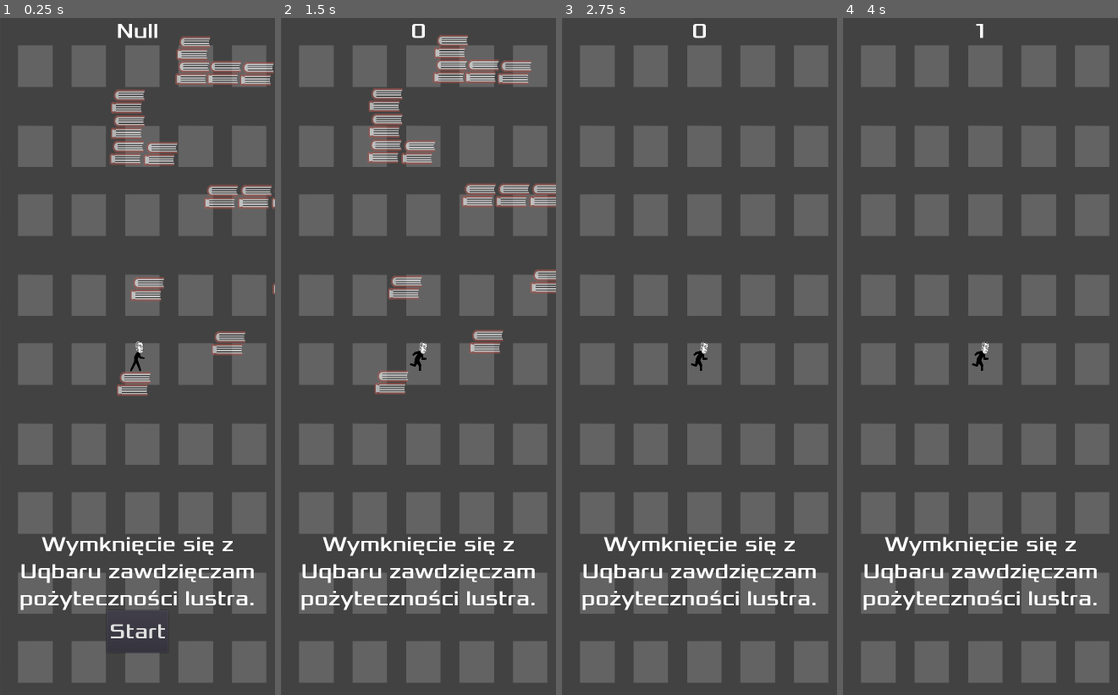
Above: before the commit, frames 1-4 (left to right).
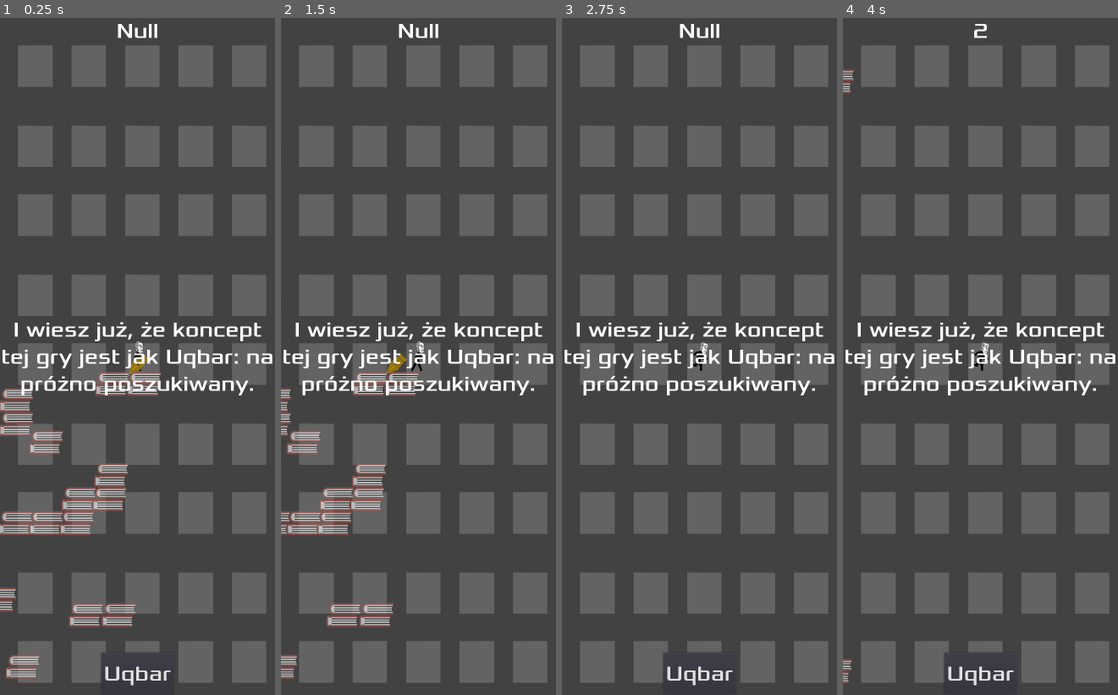
Above: after the commit, the same moments.

Repository: SebPo5/Projektowanie-Gier-Wideo
Game: Godot game, scene res://Mapa.tscn
The game is run twice, just before and just after one commit, with the same random seed, the same clock (stepped at 60 frames per second) and the same inputs.
Inputs:
- Up to frame 1 (0.25 s): no input
- Up to frame 2 (1.5 s): click "Start" (after the commit: "Uqbar") at 0.5 s; tap Enter at 1.25 s; hold Right (ui_right) from 1.28 s (still down)
- Up to frame 3 (2.75 s): keep holding Right (ui_right); tap Up (ui_up) at 1.52, 2.27 s
- Up to frame 4 (4 s): release Right (ui_right) at 2.78 s; hold Left (ui_left) 2.78-3.53 s; hold Right (ui_right) from 3.53 s (still down); tap Up (ui_up) at 3.77 s

The runs differ from the first frame. In frame 1, 14% of the frame differs, in the area x 0-100%, y 2-99%; in frame 2, 13%; in frame 3, 5.6%; in frame 4, 5.6%.

Commit message:
19.11

Diff:
--- /dev/null
+++ b/Zadanie01/EndGame.gd
@@ -0,0 +1,5 @@
+extends Area2D
+
+
+func _ready():
+	pass
--- /dev/null
+++ b/Zadanie01/EndGame.tscn
@@ -0,0 +1,15 @@
+[gd_scene load_steps=3 format=2]
+
+[ext_resource path="res://assets/art/Win.png" type="Texture" id=1]
+
+[sub_resource type="CapsuleShape2D" id=1]
+radius = 82.6606
+height = 27.7746
+
+[node name="Area2D" type="Area2D"]
+
+[node name="Sprite" type="Sprite" parent="."]
+texture = ExtResource( 1 )
+
+[node name="CollisionShape2D" type="CollisionShape2D" parent="."]
+shape = SubResource( 1 )
--- /dev/null
+++ b/Zadanie01/FinalPoint.tscn
@@ -0,0 +1,14 @@
+[gd_scene load_steps=3 format=2]
+
+[ext_resource path="res://assets/art/Win.png" type="Texture" id=1]
+
+[sub_resource type="CircleShape2D" id=1]
+radius = 160.0
+
+[node name="FinalPoint" type="Area2D"]
+
+[node name="Sprite" type="Sprite" parent="."]
+texture = ExtResource( 1 )
+
+[node name="CollisionShape2D" type="CollisionShape2D" parent="."]
+shape = SubResource( 1 )
--- /dev/null
+++ b/Zadanie01/GameOver.gd
@@ -0,0 +1,8 @@
+extends Area2D
+
+func _ready():
+	pass
+
+
+func _on_GameOver_body_entered(body):
+	get_tree().reload_current_scene()
--- /dev/null
+++ b/Zadanie01/GameOver.tscn
@@ -0,0 +1,13 @@
+[gd_scene load_steps=3 format=2]
+
+[ext_resource path="res://GameOver.gd" type="Script" id=1]
+
+[sub_resource type="RectangleShape2D" id=1]
+extents = Vector2( 1088, 320 )
+
+[node name="GameOver" type="Area2D"]
+script = ExtResource( 1 )
+
+[node name="CollisionShape2D" type="CollisionShape2D" parent="."]
+shape = SubResource( 1 )
+[connection signal="body_entered" from="." to="." method="_on_GameOver_body_entered"]
--- a/Zadanie01/Gracz.gd
+++ b/Zadanie01/Gracz.gd
@@ -2,21 +2,33 @@
 
 const UP = Vector2(0, -1)
 const GRAVITY = 20
+const MAXFALLSPEED = 300
 const ACCELERATION = 100
 const MAX_SPEED = 300
 const JUMP_HEIGHT = -500
 
 var motion = Vector2()
+var screen_size
+
+signal endGame
+
+
+
 
 func start(pos):
 	position = pos
 	show()
-	$CollisionShape2D.disabled = false
+
+func end(pos):
+	position = pos
+	show()
 
 func _physics_process(delta):
 	motion.y += GRAVITY
+	if motion.y > MAXFALLSPEED:
+		motion.y = MAXFALLSPEED
+
 	var friction = false
-
 
 	if Input.is_action_pressed("ui_right"):
 		motion.x += ACCELERATION
@@ -47,3 +59,7 @@
 
 	motion = move_and_slide(motion, UP)
 	pass
+
+func _on_Area2D_body_entered(body):
+	hide()
+	emit_signal("endGame")
--- a/Zadanie01/Gracz.tscn
+++ b/Zadanie01/Gracz.tscn
@@ -14,11 +14,6 @@
 "name": "run",
 "speed": 5.0
 }, {
-"frames": [ ExtResource( 2 ) ],
-"loop": true,
-"name": "jump",
-"speed": 3.0
-}, {
 "frames": [ ExtResource( 4 ) ],
 "loop": true,
 "name": "basic",
@@ -28,6 +23,11 @@
 "loop": true,
 "name": "fall",
 "speed": 5.0
+}, {
+"frames": [ ExtResource( 2 ) ],
+"loop": true,
+"name": "jump",
+"speed": 3.0
 } ]
 
 [sub_resource type="CapsuleShape2D" id=2]
@@ -37,8 +37,7 @@
 [node name="Gracz" type="KinematicBody2D"]
 script = ExtResource( 6 )
 __meta__ = {
-"_edit_group_": true,
-"_edit_lock_": true
+"_edit_group_": true
 }
 
 [node name="Sprite" type="AnimatedSprite" parent="."]
--- a/Zadanie01/HUD.gd
+++ b/Zadanie01/HUD.gd
@@ -8,9 +8,8 @@
 	$MessageTimer.start()
 
 func show_game_over():
-	show_message("Uqbar cię pochłonął!")
+	show_message("Uqbar cię wyzwolił!")
 	yield($MessageTimer, "timeout")
-	$Message.text = "Dodge the\nCreeps!"
 	$Message.show()
 	yield(get_tree().create_timer(1), "timeout")
 	$StartButton.show()
--- a/Zadanie01/HUD.tscn
+++ b/Zadanie01/HUD.tscn
@@ -21,13 +21,15 @@
 }
 
 [node name="Message" type="Label" parent="."]
-anchor_top = 1.0
-anchor_right = 1.0
-anchor_bottom = 1.0
-margin_top = -387.0
-margin_bottom = -198.0
+anchor_left = 0.5
+anchor_top = 0.5
+anchor_right = 0.5
+anchor_bottom = 0.5
+margin_left = -325.0
+margin_top = -94.5
+margin_right = 325.0
+margin_bottom = 94.5
 custom_fonts/font = SubResource( 1 )
-text = "Wymknięcie się z Uqbaru zawdzięczam pożyteczności lustra."
 align = 1
 autowrap = true
 __meta__ = {
@@ -39,18 +41,17 @@
 anchor_top = 1.0
 anchor_right = 0.5
 anchor_bottom = 1.0
-margin_left = -73.0
-margin_top = -200.0
-margin_right = 73.0
-margin_bottom = -100.0
+margin_left = -86.0
+margin_top = -100.0
+margin_right = 86.0
 custom_fonts/font = SubResource( 1 )
-text = "Start"
+text = "Uqbar"
 __meta__ = {
 "_edit_use_anchors_": false
 }
 
 [node name="MessageTimer" type="Timer" parent="."]
-wait_time = 4.0
 one_shot = true
+autostart = true
 [connection signal="pressed" from="StartButton" to="." method="_on_StartButton_pressed"]
 [connection signal="timeout" from="MessageTimer" to="." method="_on_MessageTimer_timeout"]
--- a/Zadanie01/Mapa.gd
+++ b/Zadanie01/Mapa.gd
@@ -1,18 +1,15 @@
 extends Node
 var score
+var position
+var motion
 
 func _ready():
 	randomize()
 	new_game()
 
-func game_over():
-	$HUD.show_game_over()
-	$ScoreTimer.stop()
-	$HUD.show_message("Uqbar cię pochłonął!")
-
 func new_game():
 	$HUD.update_score(score)
-	$HUD.show_message("Wymknięcie się z Uqbaru zawdzięczam pożyteczności lustra.")
+	$HUD.show_message("Ruszaj!")
 	score = 0
 	$Gracz.start($StartPosition.position)
 	$StartTimer.start()
@@ -23,3 +20,10 @@
 func _on_ScoreTimer_timeout():
 	score += 1
 	$HUD.update_score(score)
+
+func EndGame_win():
+	$HUD.show_game_over()
+	$Gracz.end($EndPosition.position)
+	$ScoreTimer.stop()
+	print(score)
+	$HUD.show_message("I wiesz już, że koncept tej gry jest jak Uqbar: na próżno poszukiwany.")
--- a/Zadanie01/Mapa.tscn
+++ b/Zadanie01/Mapa.tscn
@@ -1,9 +1,11 @@
-[gd_scene load_steps=6 format=2]
+[gd_scene load_steps=8 format=2]
 
 [ext_resource path="res://assets/art/asset_platforma.png" type="Texture" id=1]
 [ext_resource path="res://Gracz.tscn" type="PackedScene" id=2]
 [ext_resource path="res://Mapa.gd" type="Script" id=3]
 [ext_resource path="res://HUD.tscn" type="PackedScene" id=4]
+[ext_resource path="res://GameOver.tscn" type="PackedScene" id=5]
+[ext_resource path="res://EndGame.tscn" type="PackedScene" id=6]
 
 [sub_resource type="RectangleShape2D" id=1]
 extents = Vector2( 99.053, 58.7436 )
@@ -12,7 +14,7 @@
 script = ExtResource( 3 )
 
 [node name="Gracz" parent="." instance=ExtResource( 2 )]
-position = Vector2( 69.7401, 2386.02 )
+position = Vector2( 64, 2304 )
 scale = Vector2( 0.5, 0.5 )
 
 [node name="Platformy" type="Node" parent="."]
@@ -33,7 +35,7 @@
 shape = SubResource( 1 )
 
 [node name="Platforma2" type="StaticBody2D" parent="Platformy"]
-position = Vector2( 288, 2368 )
+position = Vector2( 250.038, 2434.63 )
 scale = Vector2( 0.4, 0.5 )
 __meta__ = {
 "_edit_group_": true
@@ -48,7 +50,7 @@
 shape = SubResource( 1 )
 
 [node name="Platforma3" type="StaticBody2D" parent="Platformy"]
-position = Vector2( 96, 2240 )
+position = Vector2( 331.605, 2321.53 )
 scale = Vector2( 0.4, 0.5 )
 __meta__ = {
 "_edit_group_": true
@@ -63,7 +65,7 @@
 shape = SubResource( 1 )
 
 [node name="Platforma4" type="StaticBody2D" parent="Platformy"]
-position = Vector2( 432.541, 2225.37 )
+position = Vector2( 429.674, 2210.47 )
 scale = Vector2( 0.4, 0.5 )
 __meta__ = {
 "_edit_group_": true
@@ -78,7 +80,7 @@
 shape = SubResource( 1 )
 
 [node name="Platforma5" type="StaticBody2D" parent="Platformy"]
-position = Vector2( 585.079, 2126.1 )
+position = Vector2( 562.39, 2128.37 )
 scale = Vector2( 0.4, 0.5 )
 __meta__ = {
 "_edit_group_": true
@@ -168,7 +170,7 @@
 shape = SubResource( 1 )
 
 [node name="Platforma31" type="StaticBody2D" parent="Platformy"]
-position = Vector2( 49.9874, 1796.81 )
+position = Vector2( 20.4922, 1796.81 )
 scale = Vector2( 0.4, 0.5 )
 __meta__ = {
 "_edit_group_": true
@@ -198,7 +200,7 @@
 shape = SubResource( 1 )
 
 [node name="Platforma27" type="StaticBody2D" parent="Platformy"]
-position = Vector2( 204.946, 1670.91 )
+position = Vector2( 284.356, 1670.91 )
 scale = Vector2( 0.4, 0.5 )
 __meta__ = {
 "_edit_group_": true
@@ -258,7 +260,7 @@
 shape = SubResource( 1 )
 
 [node name="Platforma12" type="StaticBody2D" parent="Platformy"]
-position = Vector2( 599.606, 1569.22 )
+position = Vector2( 468.012, 1607.79 )
 scale = Vector2( 0.4, 0.5 )
 __meta__ = {
 "_edit_group_": true
@@ -273,7 +275,7 @@
 shape = SubResource( 1 )
 
 [node name="Platforma13" type="StaticBody2D" parent="Platformy"]
-position = Vector2( 367.168, 1462.69 )
+position = Vector2( 328.597, 1474.03 )
 scale = Vector2( 0.4, 0.5 )
 __meta__ = {
 "_edit_group_": true
@@ -287,8 +289,23 @@
 [node name="CollisionShape2D" type="CollisionShape2D" parent="Platformy/Platforma13"]
 shape = SubResource( 1 )
 
+[node name="Platforma32" type="StaticBody2D" parent="Platformy"]
+position = Vector2( 571.366, 1489.92 )
+scale = Vector2( 0.4, 0.5 )
+__meta__ = {
+"_edit_group_": true
+}
+
+[node name="Sprite" type="Sprite" parent="Platformy/Platforma32"]
+position = Vector2( -1.04904e-05, -1.5 )
+scale = Vector2( 0.85906, 1.02459 )
+texture = ExtResource( 1 )
+
+[node name="CollisionShape2D" type="CollisionShape2D" parent="Platformy/Platforma32"]
+shape = SubResource( 1 )
+
 [node name="Platforma14" type="StaticBody2D" parent="Platformy"]
-position = Vector2( 197.682, 1310.15 )
+position = Vector2( 204.489, 1355.53 )
 scale = Vector2( 0.4, 0.5 )
 __meta__ = {
 "_edit_group_": true
@@ -303,7 +320,7 @@
 shape = SubResource( 1 )
 
 [node name="Platforma15" type="StaticBody2D" parent="Platformy"]
-position = Vector2( 444.647, 1203.61 )
+position = Vector2( 360.699, 1287.56 )
 scale = Vector2( 0.4, 0.5 )
 __meta__ = {
 "_edit_group_": true
@@ -318,7 +335,7 @@
 shape = SubResource( 1 )
 
 [node name="Platforma16" type="StaticBody2D" parent="Platformy"]
-position = Vector2( 195.261, 1109.19 )
+position = Vector2( 213.412, 1177.26 )
 scale = Vector2( 0.4, 0.5 )
 __meta__ = {
 "_edit_group_": true
@@ -333,7 +350,7 @@
 shape = SubResource( 1 )
 
 [node name="Platforma17" type="StaticBody2D" parent="Platformy"]
-position = Vector2( 49.9875, 937.279 )
+position = Vector2( 99.9026, 1062.07 )
 scale = Vector2( 0.4, 0.5 )
 __meta__ = {
 "_edit_group_": true
@@ -348,7 +365,7 @@
 shape = SubResource( 1 )
 
 [node name="Platforma18" type="StaticBody2D" parent="Platformy"]
-position = Vector2( 272.74, 862.221 )
+position = Vector2( 286.353, 991.546 )
 scale = Vector2( 0.4, 0.5 )
 __meta__ = {
 "_edit_group_": true
@@ -363,7 +380,7 @@
 shape = SubResource( 1 )
 
 [node name="Platforma19" type="StaticBody2D" parent="Platformy"]
-position = Vector2( 459.175, 707.263 )
+position = Vector2( 431.949, 886.503 )
 scale = Vector2( 0.4, 0.5 )
 __meta__ = {
 "_edit_group_": true
@@ -378,7 +395,7 @@
 shape = SubResource( 1 )
 
 [node name="Platforma20" type="StaticBody2D" parent="Platformy"]
-position = Vector2( 275.162, 537.777 )
+position = Vector2( 288.775, 764.664 )
 scale = Vector2( 0.4, 0.5 )
 __meta__ = {
 "_edit_group_": true
@@ -393,7 +410,7 @@
 shape = SubResource( 1 )
 
 [node name="Platforma21" type="StaticBody2D" parent="Platformy"]
-position = Vector2( 490.651, 431.243 )
+position = Vector2( 438.467, 642.248 )
 scale = Vector2( 0.4, 0.5 )
 __meta__ = {
 "_edit_group_": true
@@ -408,7 +425,7 @@
 shape = SubResource( 1 )
 
 [node name="Platforma22" type="StaticBody2D" parent="Platformy"]
-position = Vector2( 570.551, 431.243 )
+position = Vector2( 516.098, 642.248 )
 scale = Vector2( 0.4, 0.5 )
 __meta__ = {
 "_edit_group_": true
@@ -423,7 +440,7 @@
 shape = SubResource( 1 )
 
 [node name="Platforma23" type="StaticBody2D" parent="Platformy"]
-position = Vector2( 575.394, 368.291 )
+position = Vector2( 233.165, 605.877 )
 scale = Vector2( 0.4, 0.5 )
 __meta__ = {
 "_edit_group_": true
@@ -438,7 +455,7 @@
 shape = SubResource( 1 )
 
 [node name="Platforma24" type="StaticBody2D" parent="Platformy"]
-position = Vector2( 372.011, 242.387 )
+position = Vector2( 121.802, 484.023 )
 scale = Vector2( 0.4, 0.5 )
 __meta__ = {
 "_edit_group_": true
@@ -452,8 +469,143 @@
 [node name="CollisionShape2D" type="CollisionShape2D" parent="Platformy/Platforma24"]
 shape = SubResource( 1 )
 
+[node name="Platforma33" type="StaticBody2D" parent="Platformy"]
+position = Vector2( 271.547, 425.032 )
+scale = Vector2( 0.4, 0.5 )
+__meta__ = {
+"_edit_group_": true
+}
+
+[node name="Sprite" type="Sprite" parent="Platformy/Platforma33"]
+position = Vector2( -1.04904e-05, -1.5 )
+scale = Vector2( 0.85906, 1.02459 )
+texture = ExtResource( 1 )
+
+[node name="CollisionShape2D" type="CollisionShape2D" parent="Platformy/Platforma33"]
+shape = SubResource( 1 )
+
+[node name="Platforma34" type="StaticBody2D" parent="Platformy"]
+position = Vector2( 344.151, 425.032 )
+scale = Vector2( 0.4, 0.5 )
+__meta__ = {
+"_edit_group_": true
+}
+
+[node name="Sprite" type="Sprite" parent="Platformy/Platforma34"]
+position = Vector2( -1.04904e-05, -1.5 )
+scale = Vector2( 0.85906, 1.02459 )
+texture = ExtResource( 1 )
+
+[node name="CollisionShape2D" type="CollisionShape2D" parent="Platformy/Platforma34"]
+shape = SubResource( 1 )
+
+[node name="Platforma35" type="StaticBody2D" parent="Platformy"]
+position = Vector2( 416.755, 425.032 )
+scale = Vector2( 0.4, 0.5 )
+__meta__ = {
+"_edit_group_": true
+}
+
+[node name="Sprite" type="Sprite" parent="Platformy/Platforma35"]
+position = Vector2( -1.04904e-05, -1.5 )
+scale = Vector2( 0.85906, 1.02459 )
+texture = ExtResource( 1 )
+
+[node name="CollisionShape2D" type="CollisionShape2D" parent="Platformy/Platforma35"]
+shape = SubResource( 1 )
+
+[node name="Platforma36" type="StaticBody2D" parent="Platformy"]
+position = Vector2( 421.292, 368.31 )
+scale = Vector2( 0.4, 0.5 )
+__meta__ = {
+"_edit_group_": true
+}
+
+[node name="Sprite" type="Sprite" parent="Platformy/Platforma36"]
+position = Vector2( -1.04904e-05, -1.5 )
+scale = Vector2( 0.85906, 1.02459 )
+texture = ExtResource( 1 )
+
+[node name="CollisionShape2D" type="CollisionShape2D" parent="Platformy/Platforma36"]
+shape = SubResource( 1 )
+
+[node name="Platforma37" type="StaticBody2D" parent="Platformy"]
+position = Vector2( 493.896, 368.31 )
+scale = Vector2( 0.4, 0.5 )
+__meta__ = {
+"_edit_group_": true
+}
+
+[node name="Sprite" type="Sprite" parent="Platformy/Platforma37"]
+position = Vector2( -1.04904e-05, -1.5 )
+scale = Vector2( 0.85906, 1.02459 )
+texture = ExtResource( 1 )
+
+[node name="CollisionShape2D" type="CollisionShape2D" parent="Platformy/Platforma37"]
+shape = SubResource( 1 )
+
+[node name="Platforma38" type="StaticBody2D" parent="Platformy"]
+position = Vector2( 344.151, 234.447 )
+scale = Vector2( 0.4, 0.5 )
+__meta__ = {
+"_edit_group_": true
+}
+
+[node name="Sprite" type="Sprite" parent="Platformy/Platforma38"]
+position = Vector2( -1.04904e-05, -1.5 )
+scale = Vector2( 0.85906, 1.02459 )
+texture = ExtResource( 1 )
+
+[node name="CollisionShape2D" type="CollisionShape2D" parent="Platformy/Platforma38"]
+shape = SubResource( 1 )
+
+[node name="Platforma41" type="StaticBody2D" parent="Platformy"]
+position = Vector2( 498.434, 311.589 )
+scale = Vector2( 0.4, 0.5 )
+__meta__ = {
+"_edit_group_": true
+}
+
+[node name="Sprite" type="Sprite" parent="Platformy/Platforma41"]
+position = Vector2( -1.04904e-05, -1.5 )
+scale = Vector2( 0.85906, 1.02459 )
+texture = ExtResource( 1 )
+
+[node name="CollisionShape2D" type="CollisionShape2D" parent="Platformy/Platforma41"]
+shape = SubResource( 1 )
+
+[node name="Platforma39" type="StaticBody2D" parent="Platformy"]
+position = Vector2( 273.816, 191.339 )
+scale = Vector2( 0.4, 0.5 )
+__meta__ = {
+"_edit_group_": true
+}
+
+[node name="Sprite" type="Sprite" parent="Platformy/Platforma39"]
+position = Vector2( -1.04904e-05, -1.5 )
+scale = Vector2( 0.85906, 1.02459 )
+texture = ExtResource( 1 )
+
+[node name="CollisionShape2D" type="CollisionShape2D" parent="Platformy/Platforma39"]
+shape = SubResource( 1 )
+
+[node name="Platforma40" type="StaticBody2D" parent="Platformy"]
+position = Vector2( 273.816, 134.617 )
+scale = Vector2( 0.4, 0.5 )
+__meta__ = {
+"_edit_group_": true
+}
+
+[node name="Sprite" type="Sprite" parent="Platformy/Platforma40"]
+position = Vector2( -1.04904e-05, -1.5 )
+scale = Vector2( 0.85906, 1.02459 )
+texture = ExtResource( 1 )
+
+[node name="CollisionShape2D" type="CollisionShape2D" parent="Platformy/Platforma40"]
+shape = SubResource( 1 )
+
 [node name="Platforma25" type="StaticBody2D" parent="Platformy"]
-position = Vector2( 158.943, 118.905 )
+position = Vector2( 576, 96 )
 scale = Vector2( 0.4, 0.5 )
 __meta__ = {
 "_edit_group_": true
@@ -468,7 +620,7 @@
 shape = SubResource( 1 )
 
 [node name="Platforma26" type="StaticBody2D" parent="Platformy"]
-position = Vector2( 83.8848, 118.905 )
+position = Vector2( 500.42, 96 )
 scale = Vector2( 0.4, 0.5 )
 __meta__ = {
 "_edit_group_": true
@@ -489,9 +641,20 @@
 one_shot = true
 
 [node name="StartPosition" type="Position2D" parent="."]
-position = Vector2( 72.6368, 2392.17 )
+position = Vector2( 64.5551, 2309.54 )
+
+[node name="EndPosition" type="Position2D" parent="."]
+position = Vector2( 560.425, 48.6809 )
+scale = Vector2( 0.3, 0.3 )
+
+[node name="Area2D" parent="EndPosition" instance=ExtResource( 6 )]
+position = Vector2( 10.2556, -6.83673 )
 
 [node name="HUD" parent="." instance=ExtResource( 4 )]
+
+[node name="GameOver" parent="." instance=ExtResource( 5 )]
+position = Vector2( 384, 3008 )
+[connection signal="endGame" from="Gracz" to="." method="EndGame_win"]
 [connection signal="timeout" from="ScoreTimer" to="." method="_on_ScoreTimer_timeout"]
 [connection signal="timeout" from="StartTimer" to="." method="_on_StartTimer_timeout"]
-[connection signal="start_game" from="HUD" to="." method="new_game"]
+[connection signal="body_entered" from="EndPosition/Area2D" to="Gracz" method="_on_Area2D_body_entered"]
Renamed: Zadanie01/assets/art/enemy2.png -> Zadanie01/assets/art/Win.png
Not shown, added: Zadanie01/assets/art/Win.png.import
Renamed: Zadanie01/assets/art/enemy1.png -> Zadanie01/assets/art/Win2.png
Not shown, added: Zadanie01/assets/art/Win2.png.import
